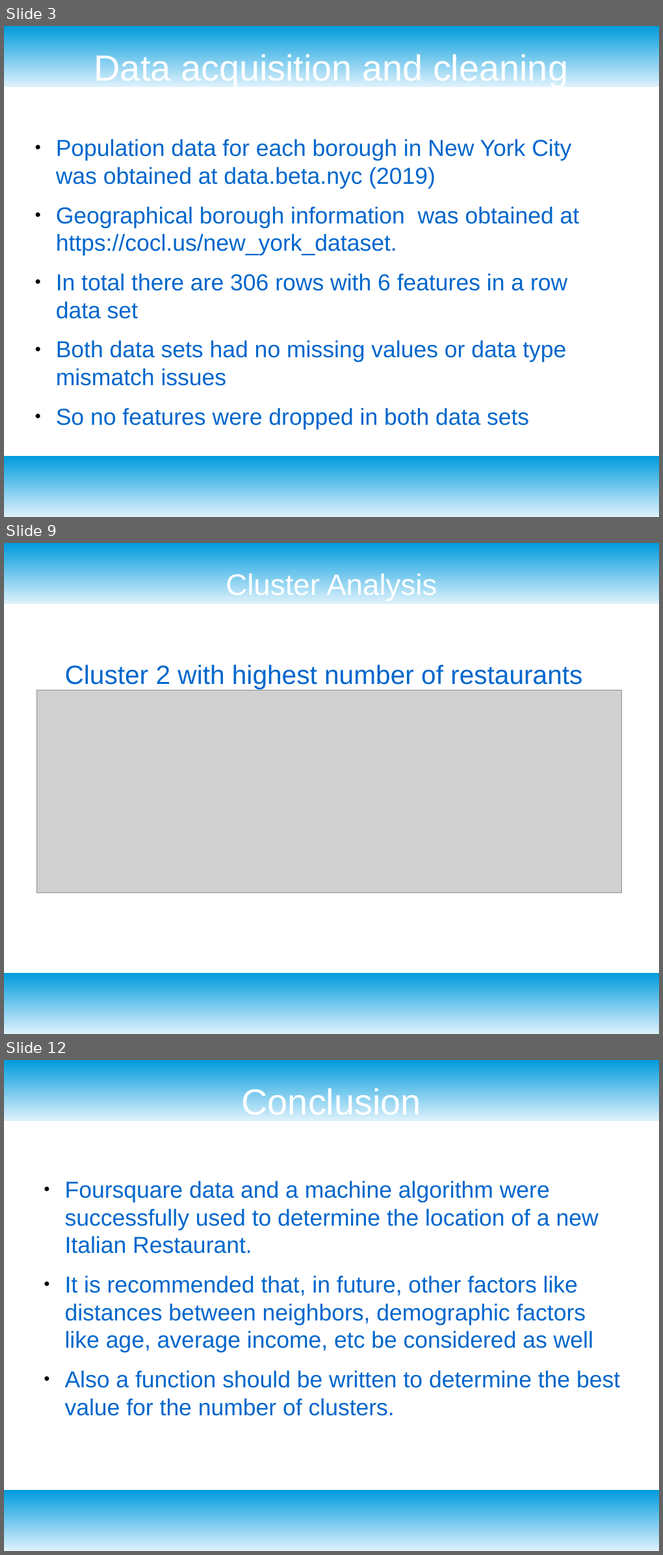
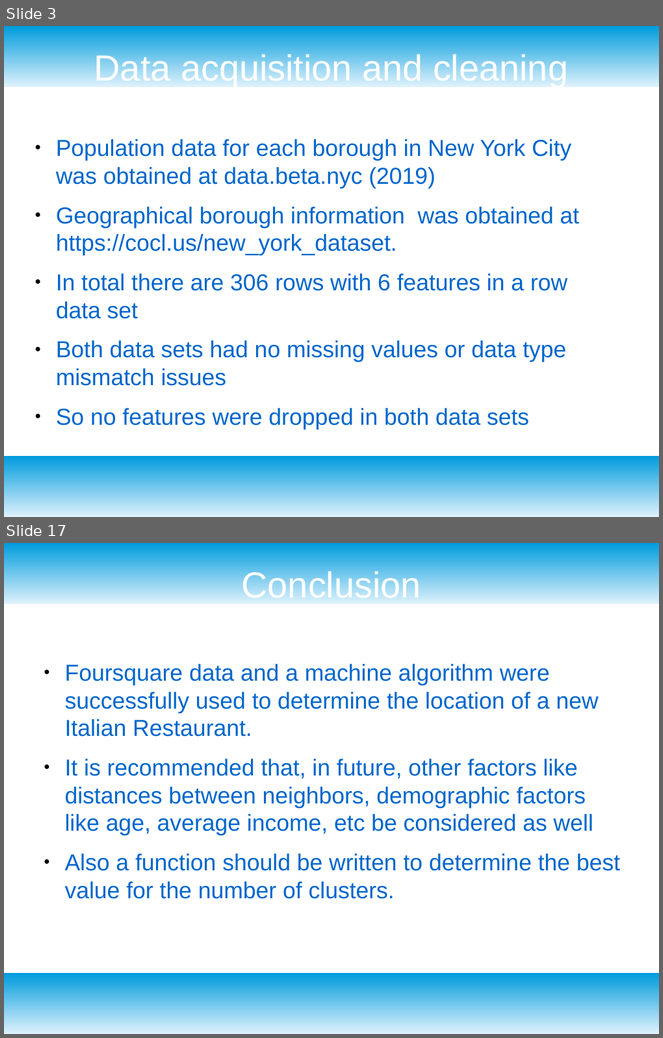
Before and after one commit to Tatenda23/Cousera_Capstone, a slide deck: Presentation.odp. Shown one above the other, each under a label of ours: slides 3, 9 and 12 before the commit, slides 3 and 17 after it; the slides between them are not shown. The pictures are 663x1555 and 663x1038 pixels, drawn with LibreOffice and Linux fonts; fonts in the diff are those of the drawing; grey boxes stand for pictures. Boxes give left, top, right and bottom in pixels: in the first picture for what was removed or moved away, otherwise in the second. Text is boxed around its words. In the diff, an @@ line names an element or a change of style, - is before the commit and + after.

```diff
--- a/Presentation.odp
+++ b/Presentation.odp
@@ slide 9 removed at <box>4,543,659,1034</box>, background #FFFFFF; not listed: 2 template elements that a slide beside it also shows @@
@@ title removed at <box>226,572,437,601</box> @@
-Cluster Analysis
@@ text removed at <box>65,665,582,689</box> @@
-Cluster 2 with highest number of restaurants
@@ picture removed at <box>36,691,622,893</box> @@
@@ what was slide 12 is now slide 17 @@
```
Also in this commit, not shown: 5 slides changed, 8 slides added, 2 other slides removed, 2 other files.
